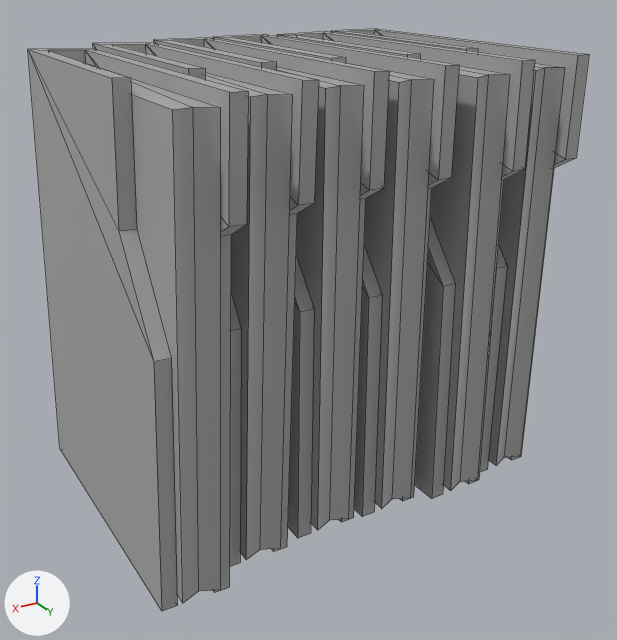
The FBX model Content/Meshes/Blockout/SM_Folders_A_GRP_05.fbx: old version first, new version second.
Rendered twice from a 50 mm camera at (0.281, 0.491, 0.358) aimed at (-0.003, 0.016, 0.121). The axes (+X, +Y, +Z) are drawn at lower left. The lights are the same throughout. The picture after the commit comes second. Mesh edges are drawn as thin lines. Where no turn or scale is listed for an object, it has been applied to the vertices.

Names of what the first picture shows: 'SM_Folders_A_GRP_05'.
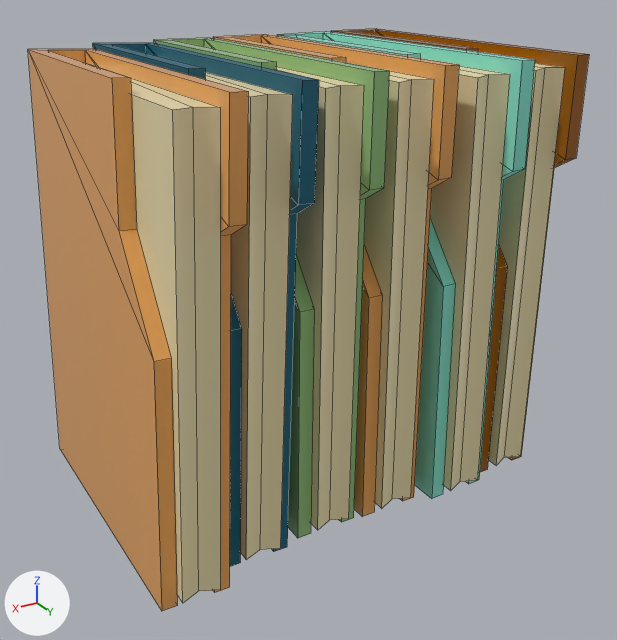
What the commit changed:
Material 'M_Plastic_Orange_01' (mat_m_plastic_orange_01) is new.
Its base color is (0.8, 0.371, 0.102) (orange #e7a45a).
Its roughness is 0.2.
Material 'M_Plastic_Cyan_01' (mat_m_plastic_cyan_01) is new.
Its base color is (0.251, 0.8, 0.652) (cyan #89e7d3).
Its roughness is 0.2.
Material 'M_Plastic_Red_01' (mat_m_plastic_red_01) is new.
Its base color is (0.331, 0.102, 0.0) (brown #9c5a00).
Its roughness is 0.2.
Material 'M_Plastic_Blue_01' (mat_m_plastic_blue_01) is new.
Its base color is (0.0, 0.115, 0.187) (dark cyan #005f78).
Material 'M_Plastic_Green_01' (mat_m_plastic_green_01) is new.
Its base color is (0.292, 0.527, 0.206) (green #93c07d).
Its roughness is 0.2.
Material 'M_Paper_01' (mat_m_paper_01) is new.
Its base color is (0.802, 0.697, 0.411) (beige #e7d9ac).
me_mesh has 204 vertices, 204 faces and spans x -0.151..0.151, y -0.123..0.123, z -0.001..0.301.
me_mesh is used by ob_sm_folders_a_grp_05; location (0.0, 0.0, 0.0).
me_mesh part 1: 26 of the faces centred in x 0.046..0.097, y -0.12..0.107, z -0.001..0.3 switch from mat_standardsurface1 (grey #aaaaaa) to mat_m_plastic_blue_01 (dark cyan #005f78).
me_mesh part 2: all 24 faces centred in x -0.141..0.134, y -0.008..0.111, z 0.149..0.151 switch from mat_standardsurface1 (grey #aaaaaa) to mat_m_paper_01 (beige #e7d9ac).
me_mesh part 3: all 12 faces centred in x -0.137..0.119, y -0.009..0.043, z 0.291..0.293 switch from mat_standardsurface1 (grey #aaaaaa) to mat_m_paper_01 (beige #e7d9ac).
me_mesh part 4: 26 of the faces centred in x -0.001..0.046, y -0.123..0.105, z 0.0..0.3 switch from mat_standardsurface1 (grey #aaaaaa) to mat_m_plastic_green_01 (green #93c07d).
me_mesh part 5: 26 of the faces centred in x -0.151..-0.107, y -0.12..0.107, z 0.001..0.301 switch from mat_standardsurface1 (grey #aaaaaa) to mat_m_plastic_red_01 (brown #9c5a00).
me_mesh part 6: 26 of the faces centred in x -0.047..-0.003, y -0.12..0.107, z 0.001..0.301 switch from mat_standardsurface1 (grey #aaaaaa) to mat_m_plastic_orange_01 (orange #e7a45a).
me_mesh part 7: 23 of the faces centred in x 0.094..0.146, y -0.099..0.123, z -0.001..0.3 switch from mat_standardsurface1 (grey #aaaaaa) to mat_m_plastic_orange_01 (orange #e7a45a).
me_mesh part 8: 2 of the faces centred in x 0.122, y -0.105..-0.094, z 0.149 switch from mat_standardsurface1 (grey #aaaaaa) to mat_m_plastic_orange_01 (orange #e7a45a).
me_mesh part 9: 26 of the faces centred in x -0.1..-0.053, y -0.112..0.115, z 0.001..0.301 switch from mat_standardsurface1 (grey #aaaaaa) to mat_m_plastic_cyan_01 (cyan #89e7d3).

Where the change shows, as pixel boxes (x1, y1, x2, y2) in the pictures (617 x 640 px):
part 1 of me_mesh, recoloured
    both: (93, 43, 319, 566)
part 2 of me_mesh, recoloured (grey to beige)
    both: (131, 67, 565, 603)
part 3 of me_mesh, recoloured
    both: (131, 63, 560, 109)
part 4 of me_mesh, recoloured
    both: (154, 37, 389, 538)
part 5 of me_mesh, recoloured
    both: (331, 28, 589, 472)
part 6 of me_mesh, recoloured
    both: (213, 34, 459, 517)
part 7 of me_mesh, recoloured (grey to orange)
    both: (28, 49, 248, 611)
part 8 of me_mesh, recoloured (grey to orange)
    both: (48, 50, 86, 63)
part 9 of me_mesh, recoloured
    both: (277, 31, 535, 499)
